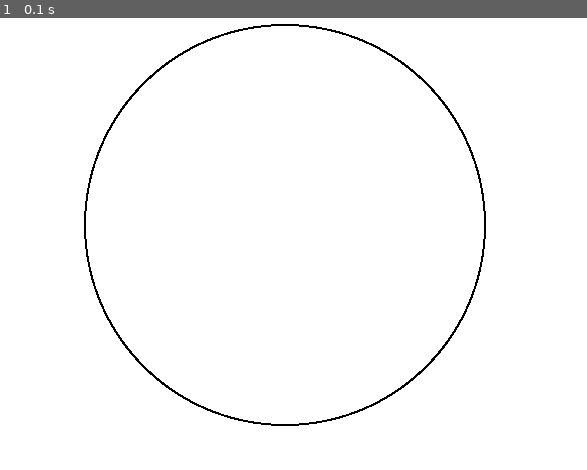
Above: before the commit, frame 1.
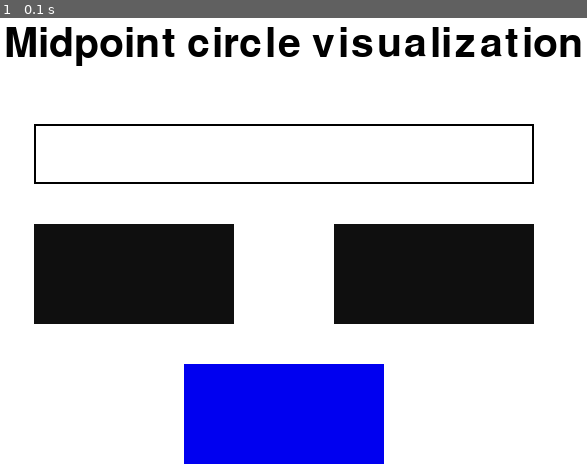
Above: after the commit, the same moment.

Repository: funyard/Circle-Visualization-in-Pygame
Game: pygame game, started from main.py
The game is run twice, just before and just after one commit, with the same random seed, the same clock (stepped at 60 frames per second) and the same inputs.
Inputs:
- Up to frame 1 (0.1 s): no input

The runs differ from the first frame. In frame 1, 27% of the frame differs, in the area x 1-99%, y 1-99%.

Commit message:
Started making mainscreen

Diff:
--- a/main.py
+++ b/main.py
@@ -3,17 +3,23 @@
 import pygame
 import sys
 import utils
+import string
 
 
 def main() -> None:
+
+    pygame.init()
 
     # VARS
     WIDTH, HEIGHT = 800, 600
     BLACK = (0, 0, 0)
     WHITE = (255, 255, 255)
+    BLUE = (0, 0, 240)
+    GRAY = (15, 15, 15)
+    FONT = pygame.font.Font(None, 60)
 
     # Initialise screen
-    pygame.init()
+
     screen = pygame.display.set_mode((WIDTH, HEIGHT))
     pygame.display.set_caption("Midpoint circle visualization")
 
@@ -21,9 +27,21 @@
     background = pygame.Surface(screen.get_size())
     background.fill(WHITE)
 
+    # Create main menu
+    start_button = pygame.Rect(400 - 200 / 2, 440, 200, 100)
+    filled_circle_button = pygame.Rect(150, 300, 200, 100)
+    hollow_circle_button = pygame.Rect(450, 300, 200, 100)
+    radius_input_field_rect = InputBox(screen, 150, 200, 500, 60, BLACK)
+    text_surface = FONT.render("Midpoint circle visualization", True, BLACK)
+
     # Blit everything to the screen
     screen.blit(background, (0, 0))
-    pygame.display.flip()
+    screen.blit(text_surface, (120, 100))
+
+    pygame.draw.rect(screen, BLUE, start_button)
+    pygame.draw.rect(screen, GRAY, filled_circle_button)
+    pygame.draw.rect(screen, GRAY, hollow_circle_button)
+    radius_input_field_rect.draw()
 
     # Creates lists with coordinates for each circle
     list_of_rect_coords = utils.midpoint_circle_draw(WIDTH, HEIGHT, 200)
@@ -36,12 +54,33 @@
             if event.type == pygame.QUIT:
                 sys.exit()
 
+            if event.type == pygame.MOUSEBUTTONDOWN:
+                mouse_coords = pygame.mouse.get_pos()
+                # if mouse_coords[1] < 300:
+                #     for el in list_of_rect_coords:
+                #         pygame.draw.rect(
+                #             screen, BLACK, pygame.Rect(int(el[0]), int(el[1]), 2, 2)
+                #         )
+                # else:
+                #     for el in list_of_filled_rect_coords:
+                #         pygame.draw.rect(
+                #             screen, BLACK, pygame.Rect(int(el[0]), int(el[1]), 1, 1)
+                #         )
+            if event.type == pygame.KEYDOWN:
+
+                if event.key == pygame.K_RETURN:
+                    radius = radius_input_field_rect.string_of_keys
+                    radius_input_field_rect.clear()
+
+                if event.key == pygame.K_BACKSPACE:
+                    radius_input_field_rect.clear_char()
+
+                if event.unicode in string.digits:
+                    radius_input_field_rect.update(event.unicode)
+
         # Loops through every coordinates from list to draw a hollow circle
 
-        #TODO Create a way to choose which circle to draw
-
-        for el in list_of_rect_coords:
-            pygame.draw.rect(screen, BLACK, pygame.Rect(int(el[0]), int(el[1]), 2, 2))
+        # TODO Create a way to choose which circle to draw
 
         # Loops through every coordinates from list to draw a filled circle
 
@@ -51,5 +90,45 @@
         pygame.display.update()
 
 
+class InputBox:
+    def __init__(self, surface, x, y, width, height, color):
+        self.x = x
+        self.y = y
+        self.width = width
+        self.height = height
+        self.box = pygame.Rect(self.x, self.y, self.width, self.height)
+        self.surface = surface
+        self.color = color
+        self.string_of_keys = ""
+        self.font = pygame.font.Font(None, 50)
+
+    def draw(self):
+        pygame.draw.rect(self.surface, self.color, self.box, 2)
+
+    def update(self, key):
+        if key in string.digits:
+            self.string_of_keys += key
+
+        self.surface.blit(
+            self.font.render(self.string_of_keys, False, (0, 0, 0)),
+            (self.x + 10, self.y + 15),
+        )
+        pygame.display.update()
+
+    def clear(self, clear_string=True):
+        self.surface.blit(
+            self.font.render(self.string_of_keys, False, (255, 255, 255)),
+            (self.x + 10, self.y + 15),
+        )
+        if clear_string:
+            self.string_of_keys = ""
+        pygame.display.update()
+
+    def clear_char(self):
+        self.clear(clear_string=False)
+        self.string_of_keys = self.string_of_keys[:-1]
+        self.update(self.string_of_keys)
+
+
 if __name__ == "__main__":
     main()
--- /dev/null
+++ b/test.txt
@@ -0,0 +1,21 @@
+if event.type == pygame.KEYDOWN:
+    print('q')
+    if event.type == K_w:
+        print('w')
+    if event.type == K_s:
+        print('s')
+    if event.type == K_a:
+        print('a')
+    if event.type == K_d:
+        print('d')
+
+if event.type == pygame.KEYDOWN:
+    print('q')
+    if event.key == K_w:
+        print('w')
+    if event.key  == K_s:
+        print('s')
+    if event.key  == K_a:
+        print('a')
+    if event.key  == K_d:
+        print('d')
Not shown, changed: .gitignore
